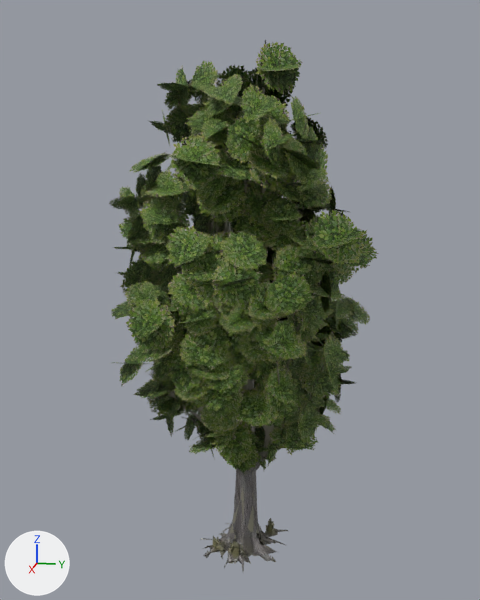
The glTF model models/environment/trees/tree_poplar.glb: old version first, new version second.
Camera for both pictures: a camera (50 mm lens) standing at (10.57, 2.07, 7.34) and looking at (-0.23, -0.09, 4.64). Every picture has the same lights, and +X, +Y and +Z are marked at lower left. The first picture is the older version. Vertices at exactly the same position are counted once.

Before the edit, the objects in view are built like this:
```python
me_mesh_0 = bpy.data.meshes.new('Mesh_0')
me_mesh_0.from_pydata(...)  # 8649 vertices, 6999 faces; spans x -1.73..1.66, y -1.85..1.69, z -0.01..8.47
me_mesh_0.materials.append(mat_material_0)
me_poplar_leaves = bpy.data.meshes.new('Poplar_Leaves')
me_poplar_leaves.from_pydata(...)  # 3040 vertices, 1520 faces; spans x -2.42..2.06, y -2.47..2.26, z 1.51..8.93
me_poplar_leaves.materials.append(mat_poplar_leaves_mat)
ob_mesh_0 = bpy.data.objects.new('Mesh_0', me_mesh_0)
ob_mesh_0.location = (0.0, 0.0, 0.0)
ob_poplar_leaves = bpy.data.objects.new('Poplar_Leaves', me_poplar_leaves)
ob_poplar_leaves.location = (0.0, 0.0, 0.0)
```
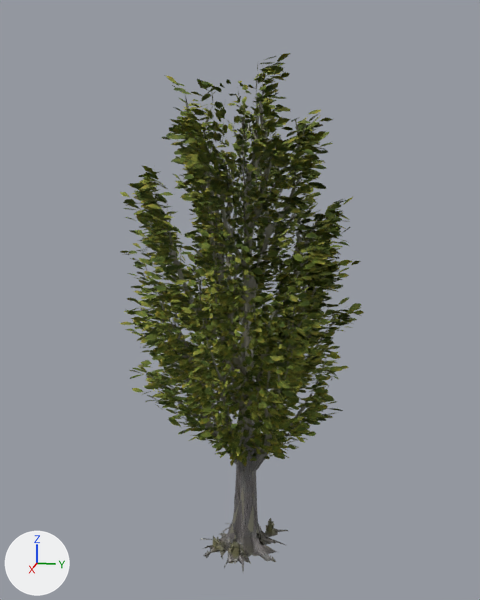
Edits to the bpy script that builds the scene:
```text
Add img_poplar_leaves_diff:
    img_poplar_leaves_diff = load_image('poplar_leaves_diff', '_unpacked/poplar_leaves_diff', 1024, 1024, 'sRGB')
Add mat_poplar_leaves:
    mat_poplar_leaves = bpy.data.materials.new('poplar_leaves')
    # colours: white #ffffff
    # uses the picture img_poplar_leaves_diff
Change me_mesh_0:
    used by ob_mesh_0; location = (0.0, 0.0, 0.0)
    remove me_mesh_0.from_pydata(...)  # 8649 vertices, 6999 faces; spans x -1.73..1.66, y -1.85..1.69, z -0.01..8.47
    add me_mesh_0.from_pydata(...)  # 65649 vertices, 44999 faces; spans x -2.07..1.96, y -2.25..2.0, z -0.01..8.57
    me_mesh_0 part 1: 57000 vertices added at x -2.07..1.96, y -2.25..2.0, z 1.75..8.57
    add me_mesh_0.materials.append(mat_poplar_leaves)
Remove ob_poplar_leaves:
    ob_poplar_leaves = bpy.data.objects.new('Poplar_Leaves', me_poplar_leaves)
    ob_poplar_leaves.location = (0.0, 0.0, 0.0)
```

What differs and where, as boxes [x1, y1, x2, y2] in the pictures (480 x 600 px):
'Poplar_Leaves', deleted (green): before [109, 40, 379, 475]
'Mesh_0', reshaped (mostly hidden before): before [143, 66, 330, 571]; after [120, 53, 364, 571]
part 1 of me_mesh_0, added (green): after [120, 53, 364, 466]
